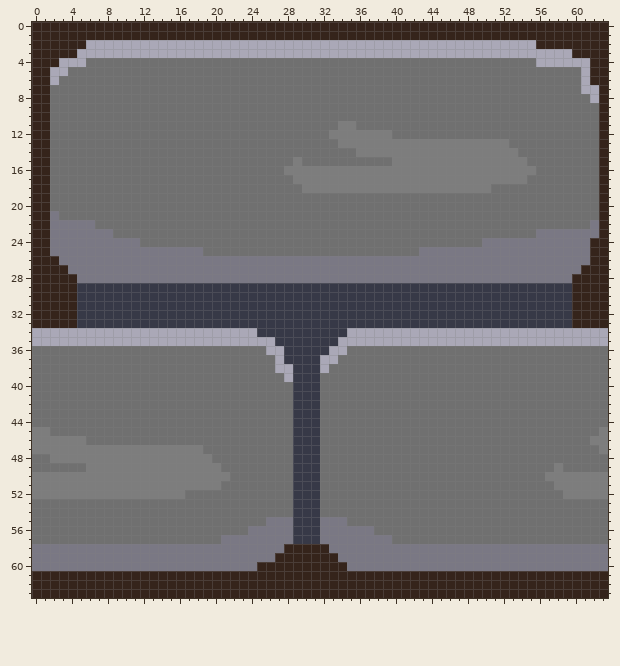
Edited in one commit: pixel-art sprite (sprites/bg_tile_3/f9c8cadf-b14e-44a0-a208-c6d9898c02bc.png). The picture above is the old version.
The file is 64x64 pixels.
Now the later version:
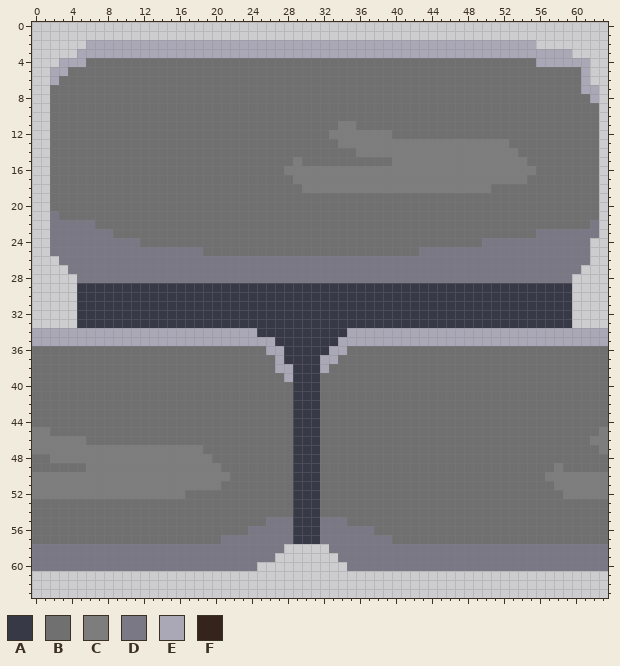
Palette (. is transparent): A #373947  B #707070  C #7d7d7d  D #7a7884  E #aaa8b7  F #35241b
Changes in this commit:
y 0..1: x 0..63 FFFFFFFFFFFFFFFFFFFFFFFFFFFFFFFFFFFFFFFFFFFFFFFFFFFFFFFFFFFFFFFF -> ................................................................
y 2: x 0..5 FFFFFF -> ......; x 56..63 FFFFFFFF -> ........
y 3: x 0..4 FFFFF -> .....; x 60..63 FFFF -> ....
y 4: x 0..2 FFF -> ...; x 62..63 FF -> ..
y 5..6: x 0..1 FF -> ..; x 62..63 FF -> ..
y 7..23: x 0..1 FF -> ..; x 63 F -> .
y 24..25: x 0..1 FF -> ..; x 62..63 FF -> ..
y 26: x 0..2 FFF -> ...; x 62..63 FF -> ..
y 27: x 0..3 FFFF -> ....; x 61..63 FFF -> ...
y 28..33: x 0..4 FFFFF -> .....; x 60..63 FFFF -> ....
y 58: x 28..32 FFFFF -> .....
y 59: x 27..33 FFFFFFF -> .......
y 60: x 25..34 FFFFFFFFFF -> ..........
y 61..63: x 0..63 FFFFFFFFFFFFFFFFFFFFFFFFFFFFFFFFFFFFFFFFFFFFFFFFFFFFFFFFFFFFFFFF -> ................................................................
